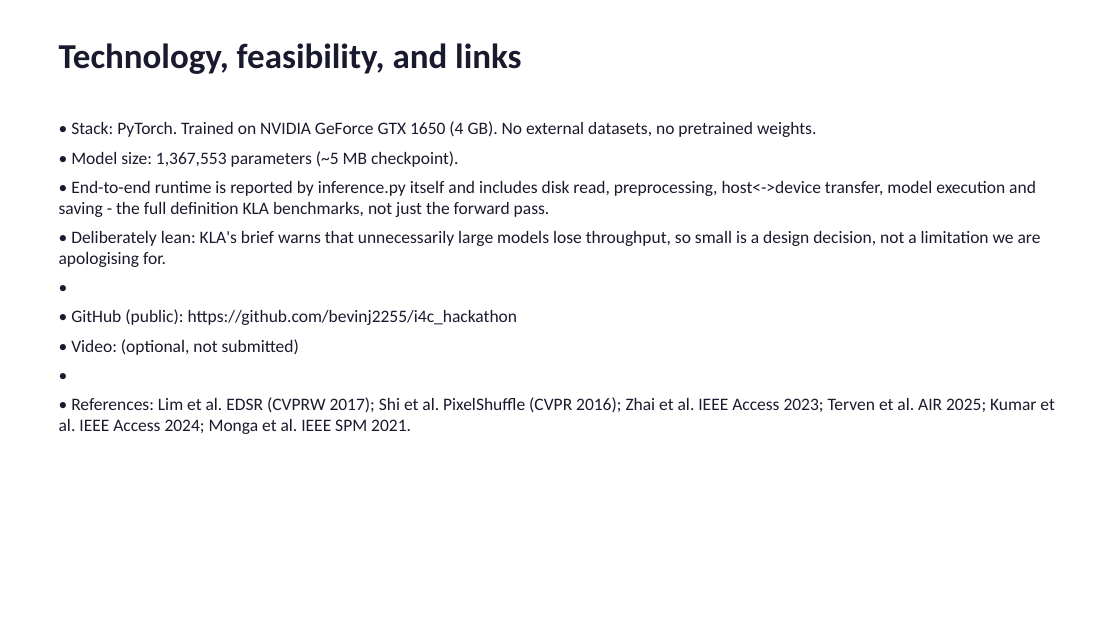
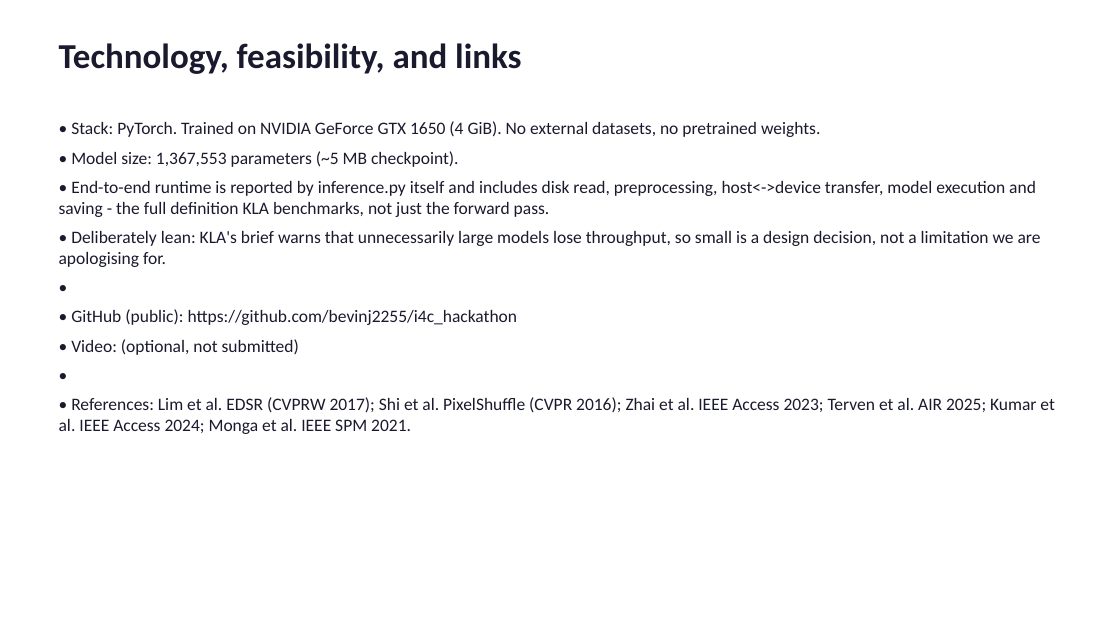
Before and after one commit to bevinj2255/i4c_hackathon, a slide deck: slide 9 of solution_presentation.pptx. Drawn at 1120x630 pixels with LibreOffice and Linux fonts; fonts in the diff are those of the drawing. Boxes give left, top, right and bottom in pixels: in the first picture for what was removed or moved away, otherwise in the second. Text is boxed around its words. In the diff, an @@ line names an element or a change of style, - is before the commit and + after.

```diff
--- a/solution_presentation.pptx
+++ b/solution_presentation.pptx
@@ text at (71,121,820,137): text changed @@
-• Stack: PyTorch. Trained on NVIDIA GeForce GTX 1650 (4 GB). No external datasets, no pretrained weights.
+• Stack: PyTorch. Trained on NVIDIA GeForce GTX 1650 (4 GiB). No external datasets, no pretrained weights.
```
Also in this commit, not shown: 1 other slide changed.
